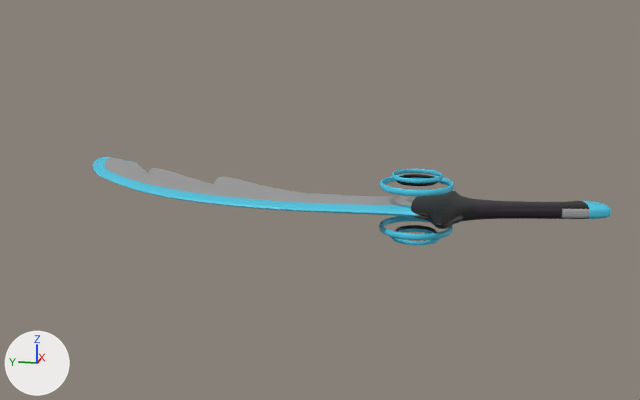
Renders of the Blender file Assets/SMASH2/sword.blend from each side of a commit.
Rendered twice from a 50 mm camera at (-2.92, -0.43, 0.73) aimed at (0.21, 0.2, -0.05). Lighting does not change. The marker at lower left points along +X, +Y and +Z.
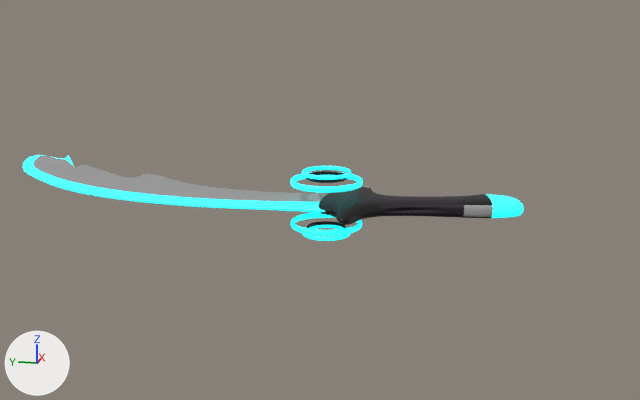
Where the change shows, as pixel boxes [x1, y1, x2, y2] in the pictures (640 x 400 px; the box of a moved part takes in the faces that stretch with it):
```json
{"object": "Plane", "change": "recoloured, surface changed, reshaped, shading changed, moved", "before": [93, 157, 611, 245], "after": [22, 155, 524, 241]}
{"part": 1, "of": "me_plane", "change": "moved or reshaped", "before": [476, 199, 611, 220], "after": [381, 194, 524, 218]}
{"part": 2, "of": "me_plane", "change": "shading changed", "before": [93, 157, 476, 245], "after": [22, 155, 402, 241]}
```

Edits to the scene script, one JSON object a line:
```json
{"op": "add", "block": "mat_swordglow", "code": "mat_swordglow.emission_strength = 1.0"}
{"op": "add", "block": "mat_swordglow", "code": "mat_swordglow.emission_color = (0.0, 1.0, 0.919)  # cyan #00fff6"}
{"block": "me_plane", "where": "# used by ob_plane; location = (0.0, 0.0, 0.0); scale = (0.487, 0.487, 0.487)"}
{"op": "remove", "block": "me_plane", "code": "me_plane.from_pydata(...)  # 1789 vertices, 1769 faces; spans x -0.49..1.76, y -1.68..2.81, z 0.0..0.23"}
{"op": "add", "block": "me_plane", "code": "me_plane.from_pydata(...)  # 1789 vertices, 1769 faces; spans x -0.49..1.76, y -1.73..2.81, z 0.0..0.23"}
{"block": "me_plane", "change": "me_plane part 1: all 16 vertices in x 0.01..0.31, y -1.68..-1.43, z 0.0..0.06 are scaled about their middle by 1.41, then moved by (0.01, -0.01, 0.01)"}
{"block": "me_plane", "change": "me_plane part 2: edges marked sharp go from 0 to 901"}
{"op": "set", "path": "ob_plane.location", "old": "(0.0, 0.0, 0.0)", "new": "(-0.01, 0.307, 0.0)"}
```
